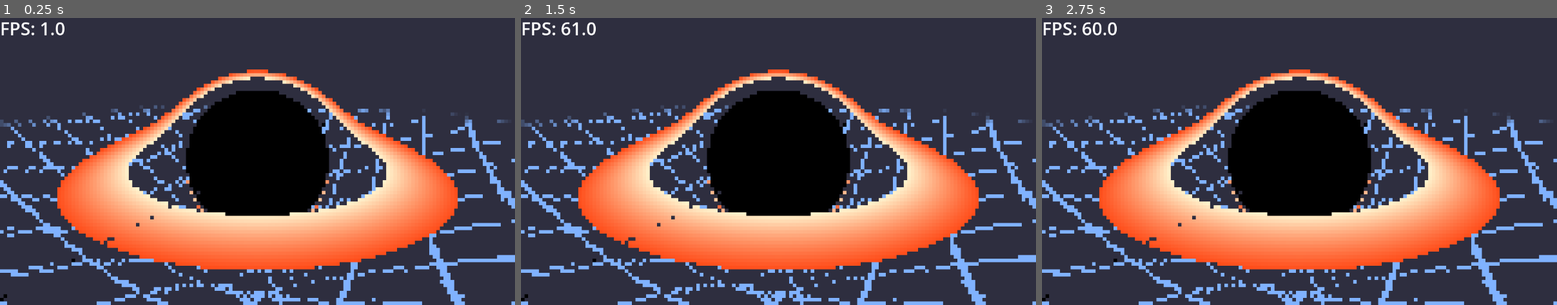
Above: before the commit, frames 1-3 (left to right).
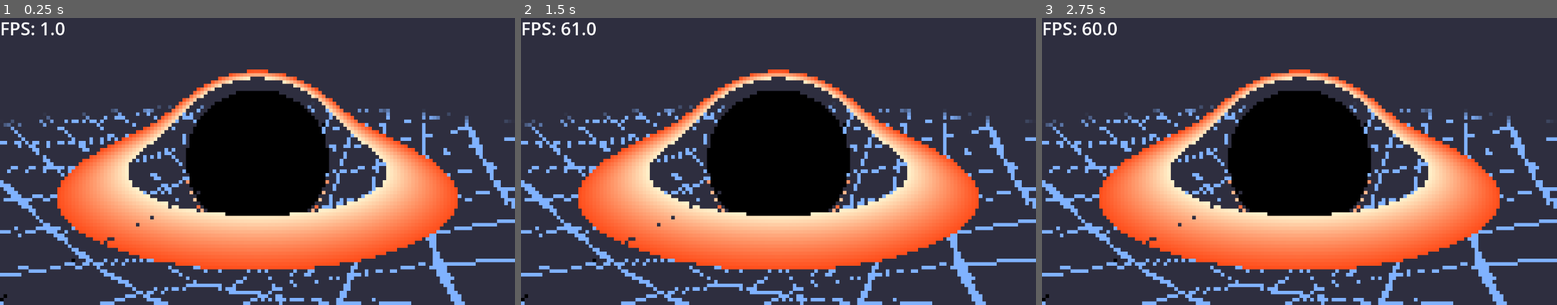
Above: after the commit, the same moments.

Repository: PixelSaver/black-pixhole
Game: Godot game, scene res://scriptsnscenes/main/main.tscn
Two runs of this game, one before a commit and one after it. Both use one fixed random seed, a clock stepped at 60 frames per second and the inputs below.
Inputs (mouse positions are in pixels of both pictures, inside the frame that each line leads up to):
- Up to frame 1 (0.25 s): no input
- Up to frame 2 (1.5 s): tap Enter at 0.5 s; move the mouse to (891, 147) at 0.52 s; click (891, 147) at 0.67 s; move the mouse to (675, 175) at 1.27 s; click (675, 175) at 1.42 s
- Up to frame 3 (2.75 s): tap Space at 2 s; move the mouse to (1351, 98) at 2.02 s; click (1351, 98) at 2.17 s

The runs differ from the first frame. In frame 1, 5.1% of the frame differs, in the area x 0-100%, y 30-100%; in frame 2, 5.1%; in frame 3, 5.1%.

Commit message:
Make grid transparent again

Diff:
--- a/scriptsnscenes/hole_3d_attempt2/3drk_4_att_2.gdshader
+++ b/scriptsnscenes/hole_3d_attempt2/3drk_4_att_2.gdshader
@@ -359,7 +359,7 @@
     if (!show_grid) return false;
 
     float tNear = 0.0;
-    float tFar = grid_range * 2.;
+    float tFar = length(camera_position) + grid_range;
     const int samples = 128;
 
     float prevY = origin.y - calculateWarpedGridY(origin.x, origin.z);
